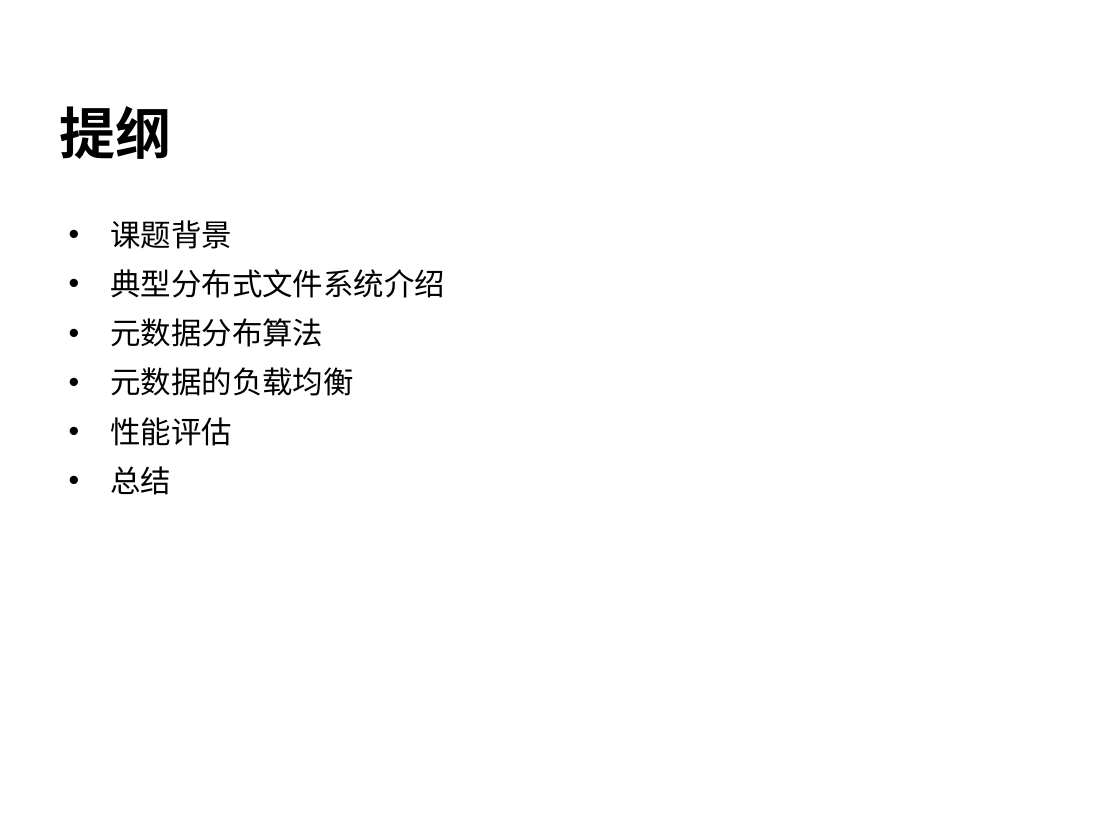
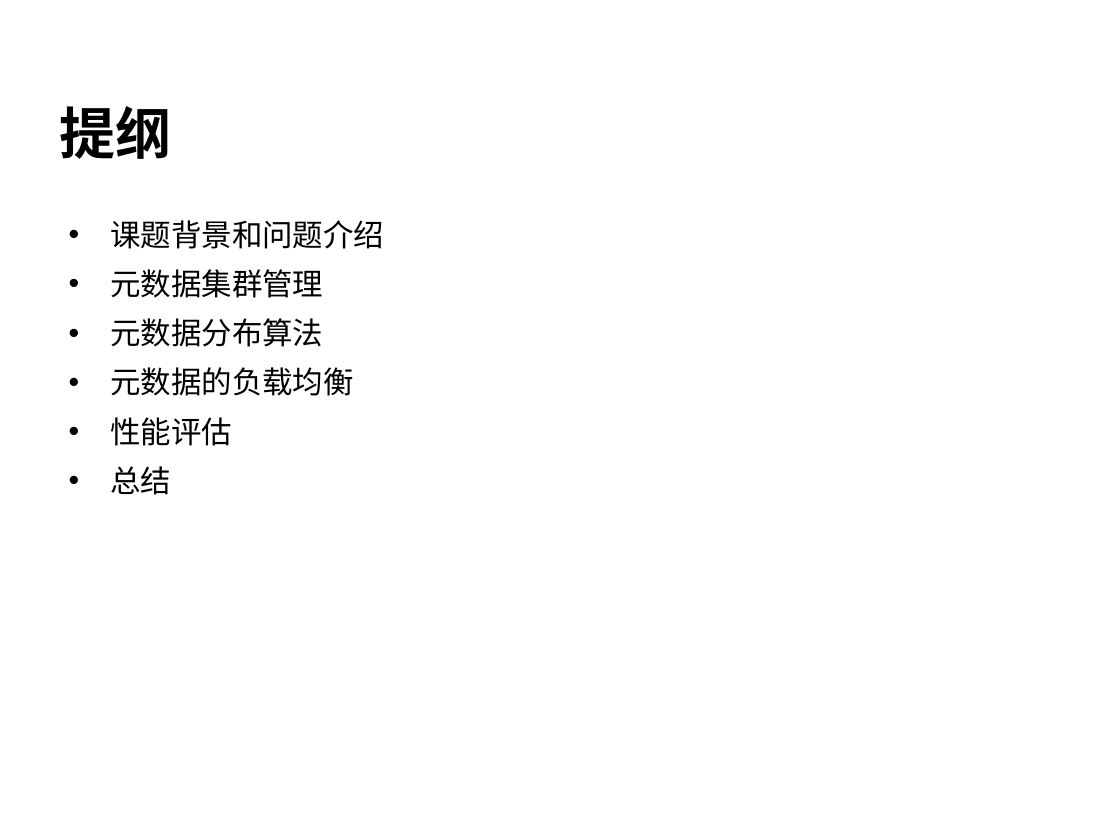
Before and after one commit to cheliequan/idning-paper, a slide deck: slide 2 of draft/答辩.ppt. Drawn at 1120x840 pixels with LibreOffice and Linux fonts; fonts in the diff are those of the drawing; background and template pictures are left out. Boxes give left, top, right and bottom in pixels: in the first picture for what was removed or moved away, otherwise in the second. Text is boxed around its words. In the diff, an @@ line names an element or a change of style, - is before the commit and + after.

```diff
--- a/draft/答辩.ppt
+++ b/draft/答辩.ppt
@@ text at box(111, 220, 385, 298): text changed @@
-• 课题背景
-• 典型分布式文件系统介绍
+• 课题背景和问题介绍
+• 元数据集群管理
```
Also in this commit, not shown: 8 other slides changed, 1 slide added, 5 slides removed, 2 other files.
